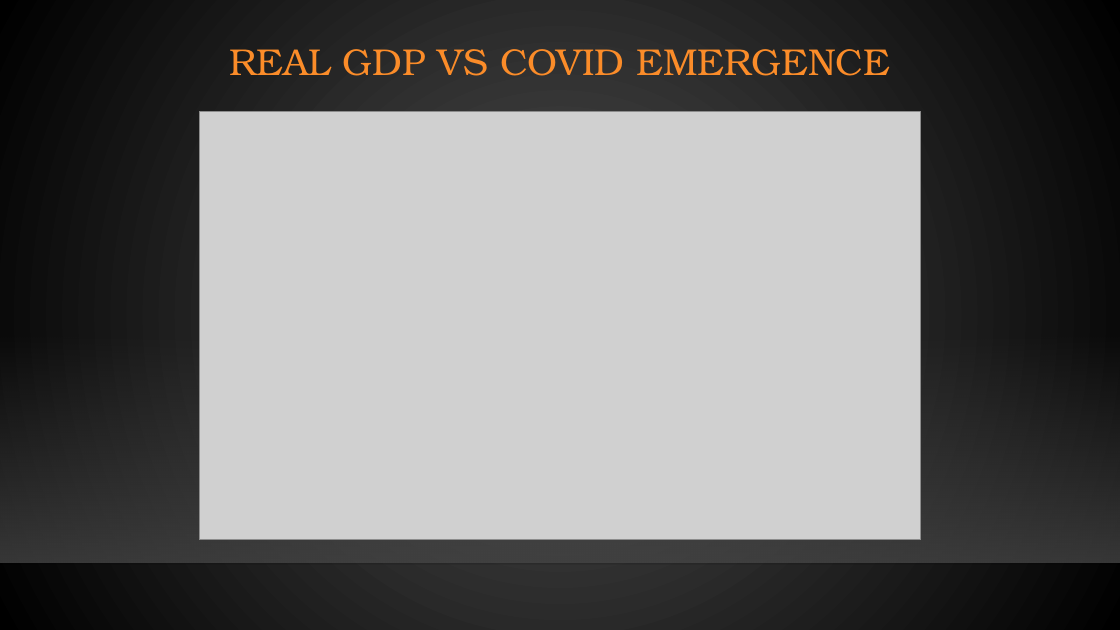
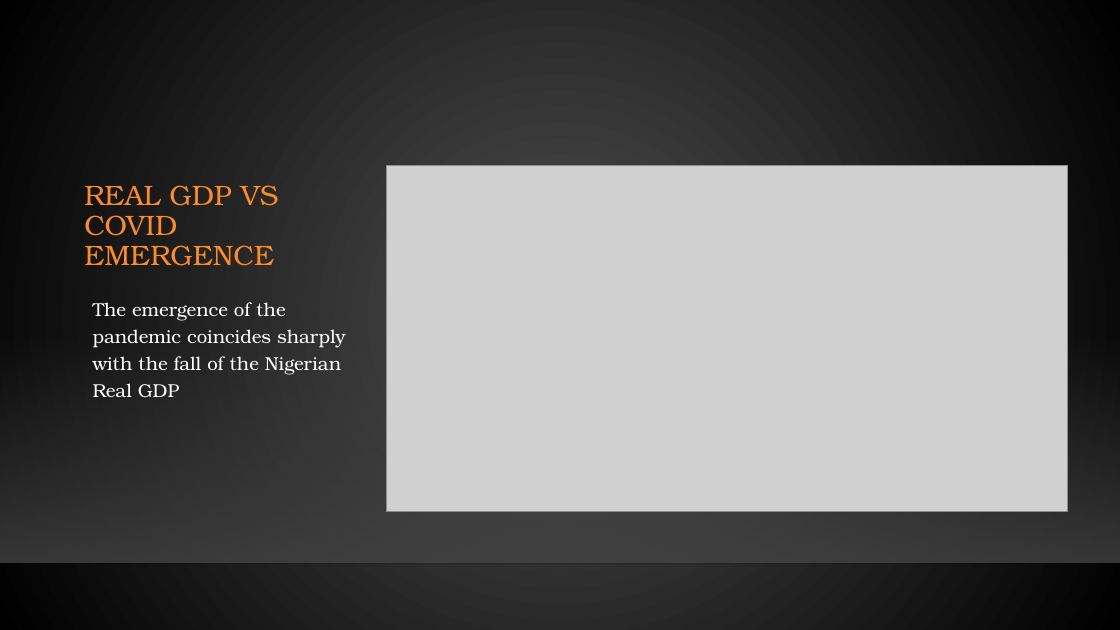
Before and after one commit to Yusufteppei/Nigeria-COVID-19-Data-Analysis-Using-Python, a slide deck: slide 7 of EXECUTIVE SUMMARY.pptx (slide 8 before the commit). Drawn at 1120x630 pixels with LibreOffice and Linux fonts; fonts in the diff are those of the drawing; grey boxes stand for pictures; background and template pictures are left out. Boxes give left, top, right and bottom in pixels: in the first picture for what was removed or moved away, otherwise in the second. Text is boxed around its words. In the diff, an @@ line names an element or a change of style, - is before the commit and + after.

```diff
--- a/EXECUTIVE SUMMARY.pptx
+++ b/EXECUTIVE SUMMARY.pptx
@@ title "REAL GDP VS COVID EMERGENCE": place and size @@
-title "REAL GDP VS COVID EMERGENCE" at (229,49,890,76)
+title "REAL GDP VS COVID EMERGENCE" at (84,185,279,266)
@@ title "REAL GDP VS COVID EMERGENCE" at (84,185,279,266): size 32 to 24 pt; alignment centre to left; vertical alignment middle to bottom @@
@@ picture: place and size @@
-picture at (199,112,921,539)
+picture at (386,166,1068,512)
@@ text added at (93,302,346,398), 16 pt, text #FFFFFF @@
+The emergence of the pandemic coincides sharply with the fall of the Nigerian Real GDP
```
Also in this commit, not shown: 2 other slides changed, 4 slides added, 5 slides removed, 1 other file.
